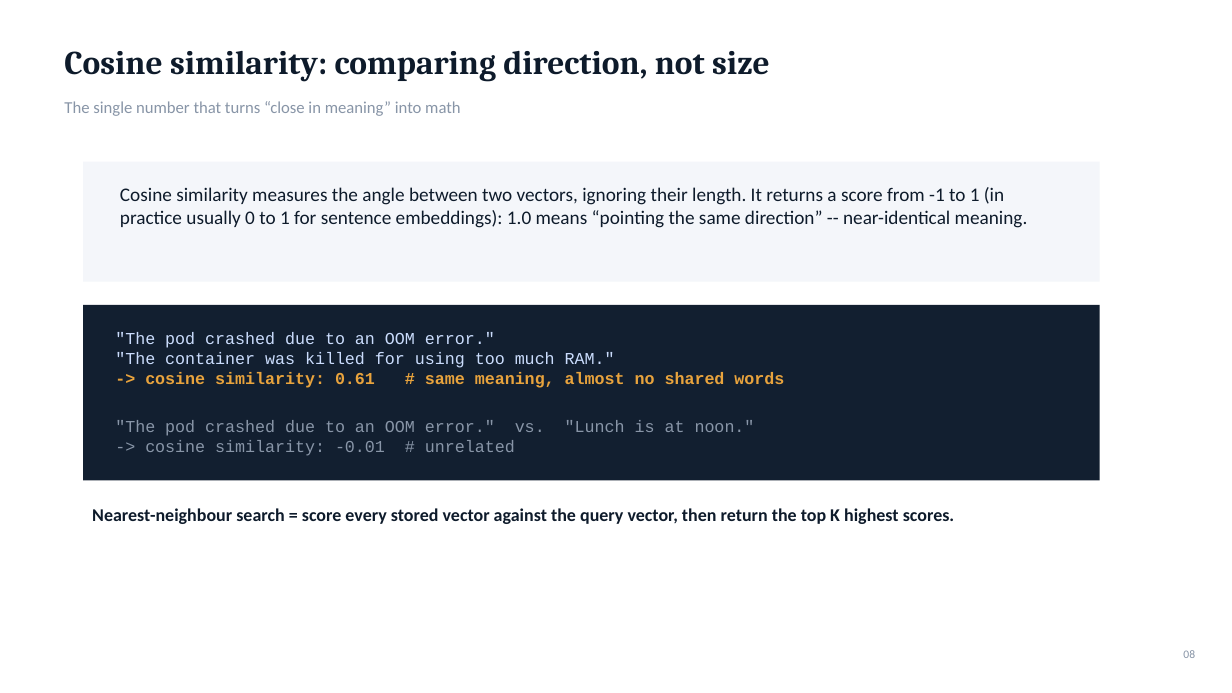
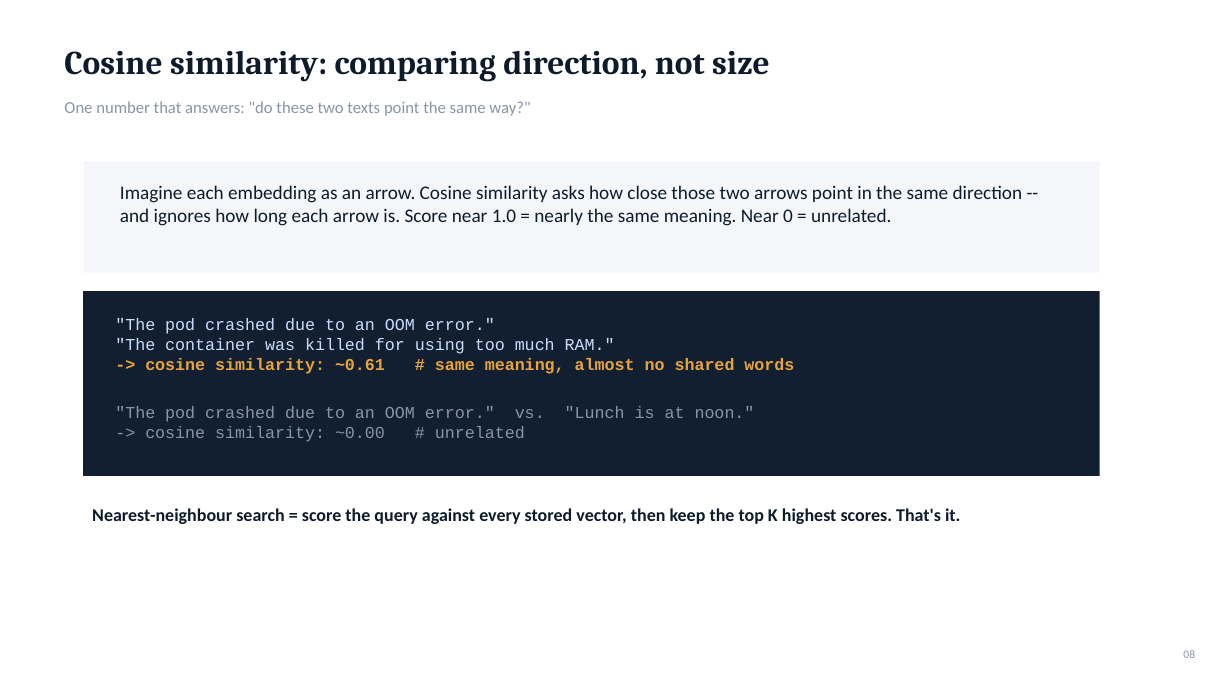
Before and after one commit to mayurb99/Agentic-AI-Series, a slide deck: slide 8 of lecture2/L2_Embeddings_VectorDatabases_DevOps.pptx. Drawn at 1232x693 pixels with LibreOffice and Linux fonts; fonts in the diff are those of the drawing. Boxes give left, top, right and bottom in pixels: in the first picture for what was removed or moved away, otherwise in the second. Text is boxed around its words. In the diff, an @@ line names an element or a change of style, - is before the commit and + after.

```diff
--- a/lecture2/L2_Embeddings_VectorDatabases_DevOps.pptx
+++ b/lecture2/L2_Embeddings_VectorDatabases_DevOps.pptx
@@ text at <box>64,101,530,116</box>: text changed @@
-The single number that turns “close in meaning” into math
+One number that answers: "do these two texts point the same way?"
@@ rectangle: place and size @@
-rectangle at <box>83,162,1100,282</box>
+rectangle at <box>83,162,1100,273</box>
@@ text at <box>120,185,1023,226</box>: text changed @@
-Cosine similarity measures the angle between two vectors, ignoring their length. It returns a score from -1 to 1 (in practice usually 0 to 1 for sentence embeddings): 1.0 means “pointing the same direction” -- near-identical meaning.
+Imagine each embedding as an arrow. Cosine similarity asks how close those two arrows point in the same direction -- and ignores how long each arrow is. Score near 1.0 = nearly the same meaning. Near 0 = unrelated.
@@ rectangle: place and size @@
-rectangle at <box>83,305,1100,481</box>
+rectangle at <box>83,291,1100,476</box>
@@ text ""The pod crashed due to ...": place and size @@
-text ""The pod crashed due to ..." at <box>115,332,784,456</box>
+text ""The pod crashed due to ..." at <box>115,318,794,442</box>
@@ text at <box>145,358,794,374</box>: text changed @@
--> cosine similarity: 0.61 # same meaning, almost no shared words
+-> cosine similarity: ~0.61 # same meaning, almost no shared words
@@ text at <box>145,426,525,442</box>: text changed @@
--> cosine similarity: -0.01 # unrelated
+-> cosine similarity: ~0.00 # unrelated
@@ text at <box>92,508,960,524</box>: text changed @@
-Nearest-neighbour search = score every stored vector against the query vector, then return the top K highest scores.
+Nearest-neighbour search = score the query against every stored vector, then keep the top K highest scores. That's it.
```
Also in this commit, not shown: 18 other slides changed, 3 slides added, 3 slides removed, 3 other files.
